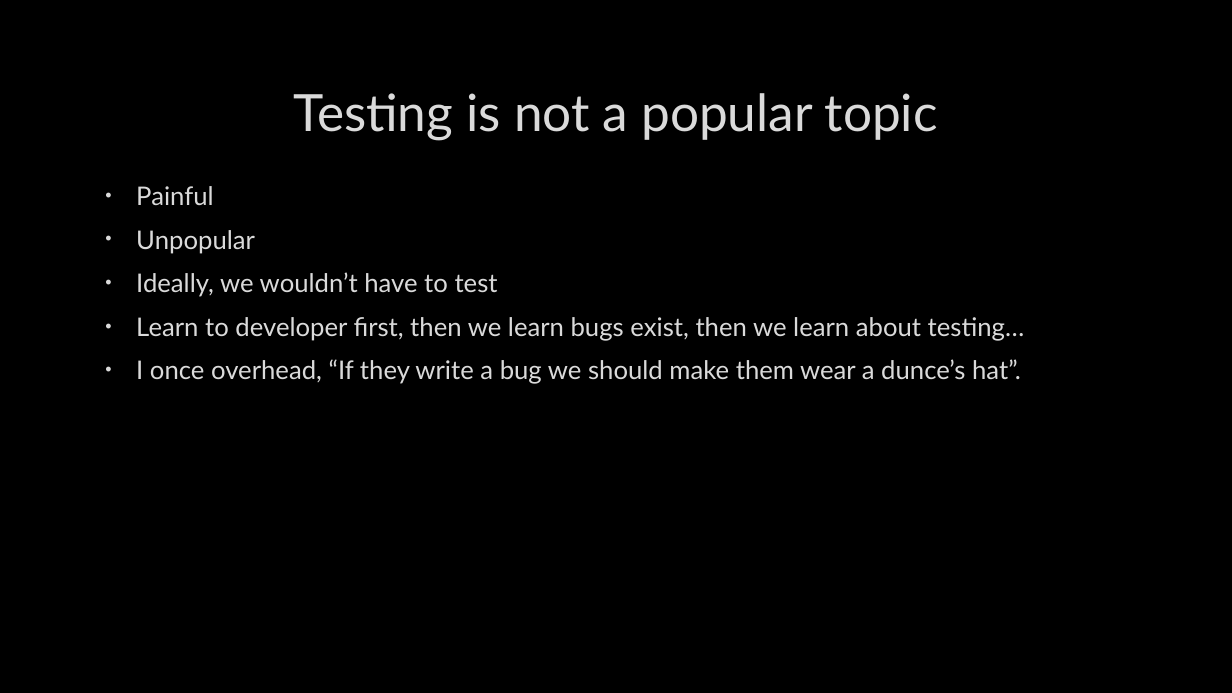
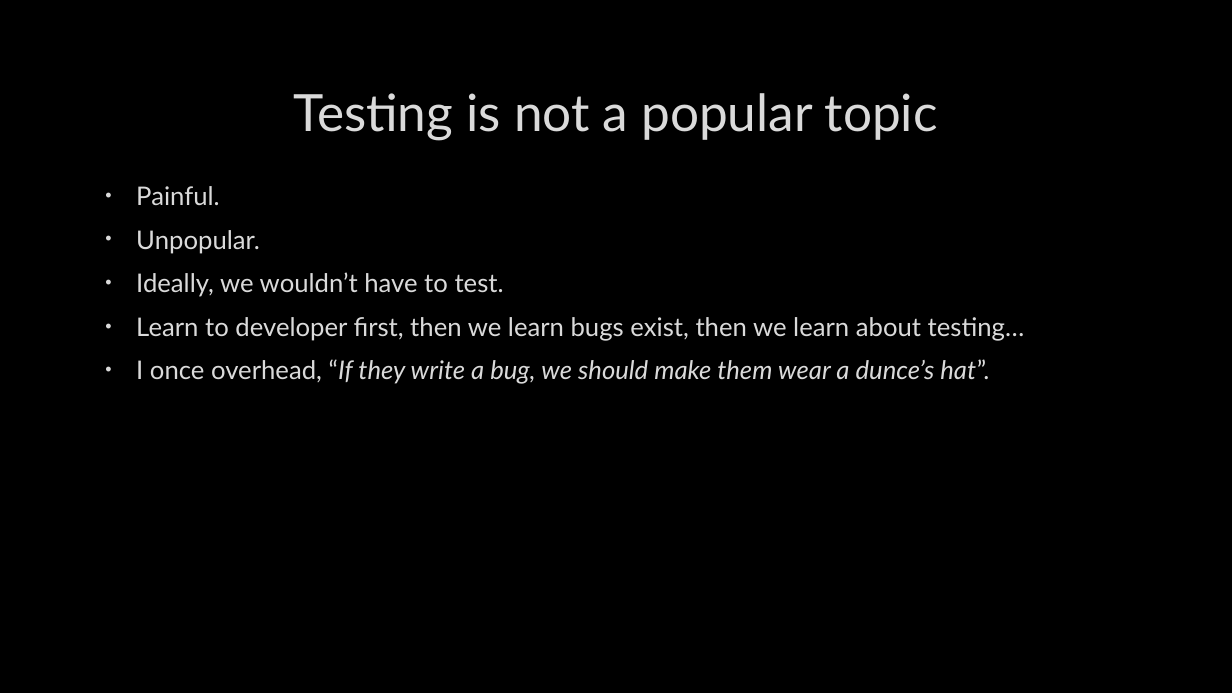
Before and after one commit to ddmee/pylondinium2018, a slide deck: slide 5 of testing - how to keep it simple.pptx. Drawn at 1232x693 pixels with LibreOffice and Linux fonts; fonts in the diff are those of the drawing; background and template pictures are left out. Boxes give left, top, right and bottom in pixels: in the first picture for what was removed or moved away, otherwise in the second. Text is boxed around its words. In the diff, an @@ line names an element or a change of style, - is before the commit and + after.

```diff
--- a/testing - how to keep it simple.pptx
+++ b/testing - how to keep it simple.pptx
@@ text at [136, 186, 504, 297]: text changed @@
-• Painful
-• Unpopular
-• Ideally, we wouldn’t have to test
+• Painful.
+• Unpopular.
+• Ideally, we wouldn’t have to test.
@@ text at [136, 359, 989, 384]: text changed; italic on @@
-• I once overhead, “If they write a bug we should make them wear a dunce’s hat”.
+• I once overhead, “If they write a bug, we should make them wear a dunce’s hat”.
```
Also in this commit, not shown: 10 other slides changed, 2 slides added, 1 other file.
